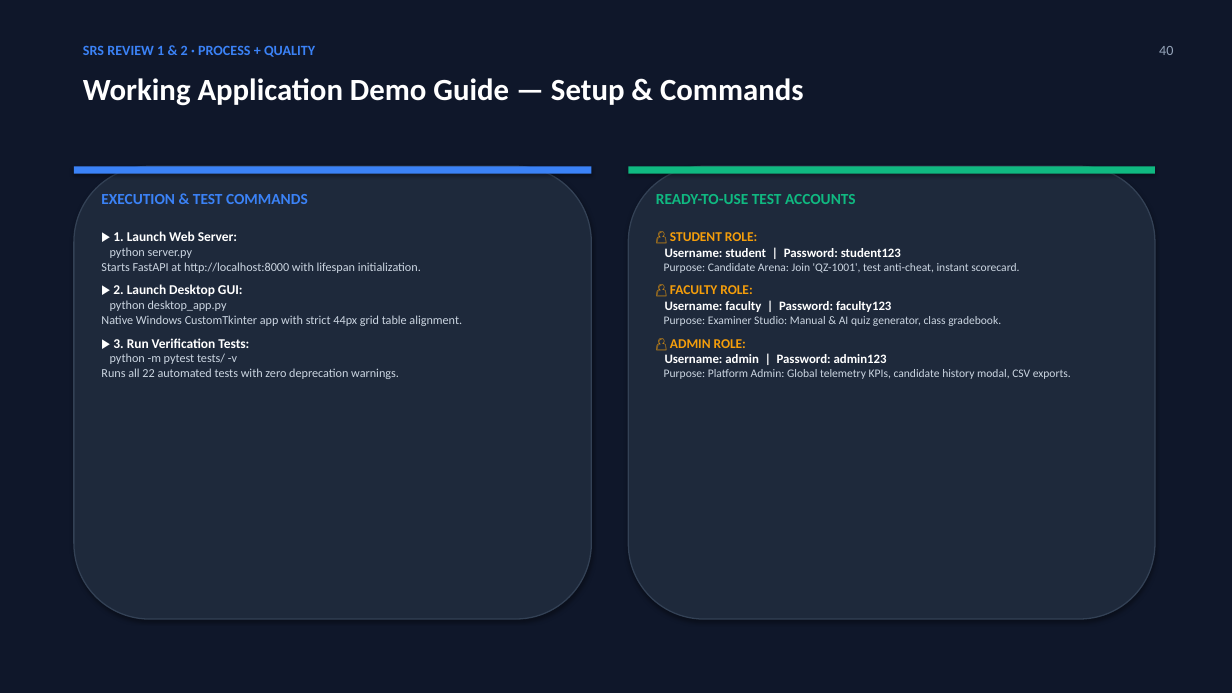
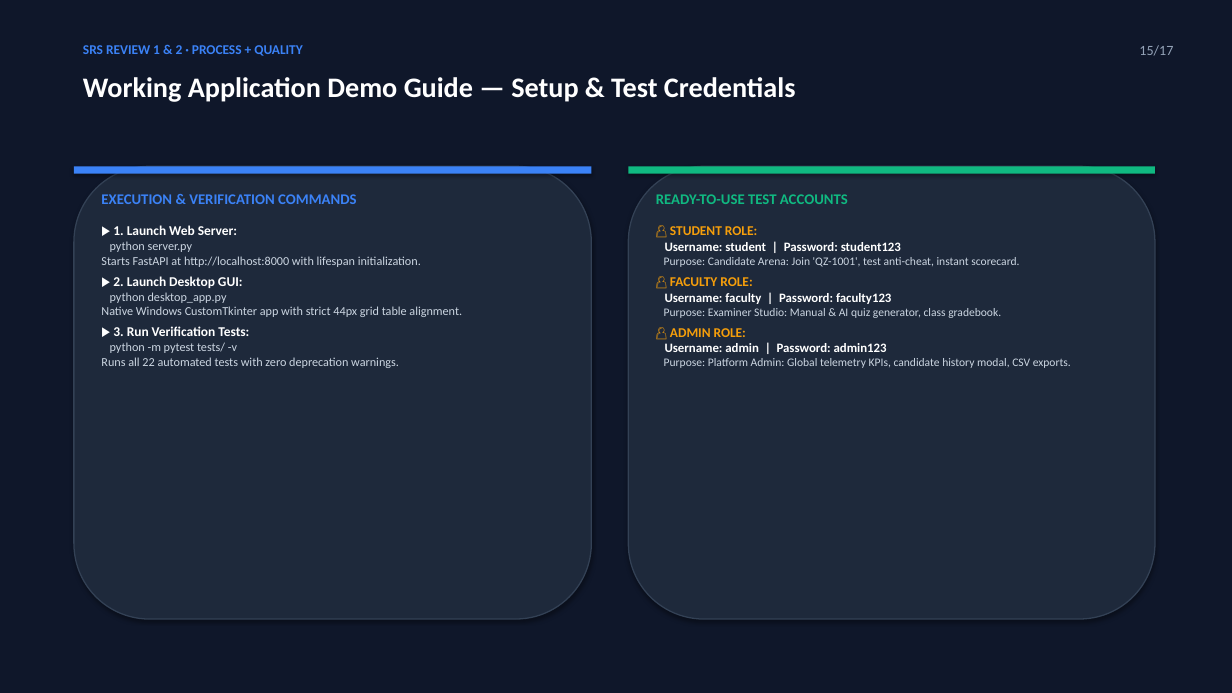
Before and after one commit to Vanshika071417/Online_Quiz_System, a slide deck: slide 15 of QuizSphere_Master_Review_1_and_2.pptx (slide 40 before the commit). Drawn at 1232x693 pixels with LibreOffice and Linux fonts; fonts in the diff are those of the drawing. Boxes give left, top, right and bottom in pixels: in the first picture for what was removed or moved away, otherwise in the second. Text is boxed around its words. In the diff, an @@ line names an element or a change of style, - is before the commit and + after.

Commit message:
docs: streamline presentation to compact 17 slides covering all Review 1 and 2 topics

```diff
--- a/QuizSphere_Master_Review_1_and_2.pptx
+++ b/QuizSphere_Master_Review_1_and_2.pptx
@@ text "SRS REVIEW 1 & 2 ..." at [83,45,302,56]: size 11 to 10.5 pt @@
@@ text at [1139,45,1173,55]: text changed @@
-40
+15/17
@@ text at [83,77,796,102]: text changed; size 24 to 22 pt @@
-Working Application Demo Guide — Setup & Commands
+Working Application Demo Guide — Setup & Test Credentials
@@ text at [101,194,357,204]: text changed; size 12 to 11.5 pt @@
-EXECUTION & TEST COMMANDS
+EXECUTION & VERIFICATION COMMANDS
@@ text at [656,194,848,337]: size 12 to 11.5 pt in "READY-TO-USE TEST ACCOUNTS"; less space between paragraphs @@
@@ text at [113,225,249,336]: less space between paragraphs @@
```
Also in this commit, not shown: 7 other slides changed, 9 slides added, 34 slides removed, 4 other files.
